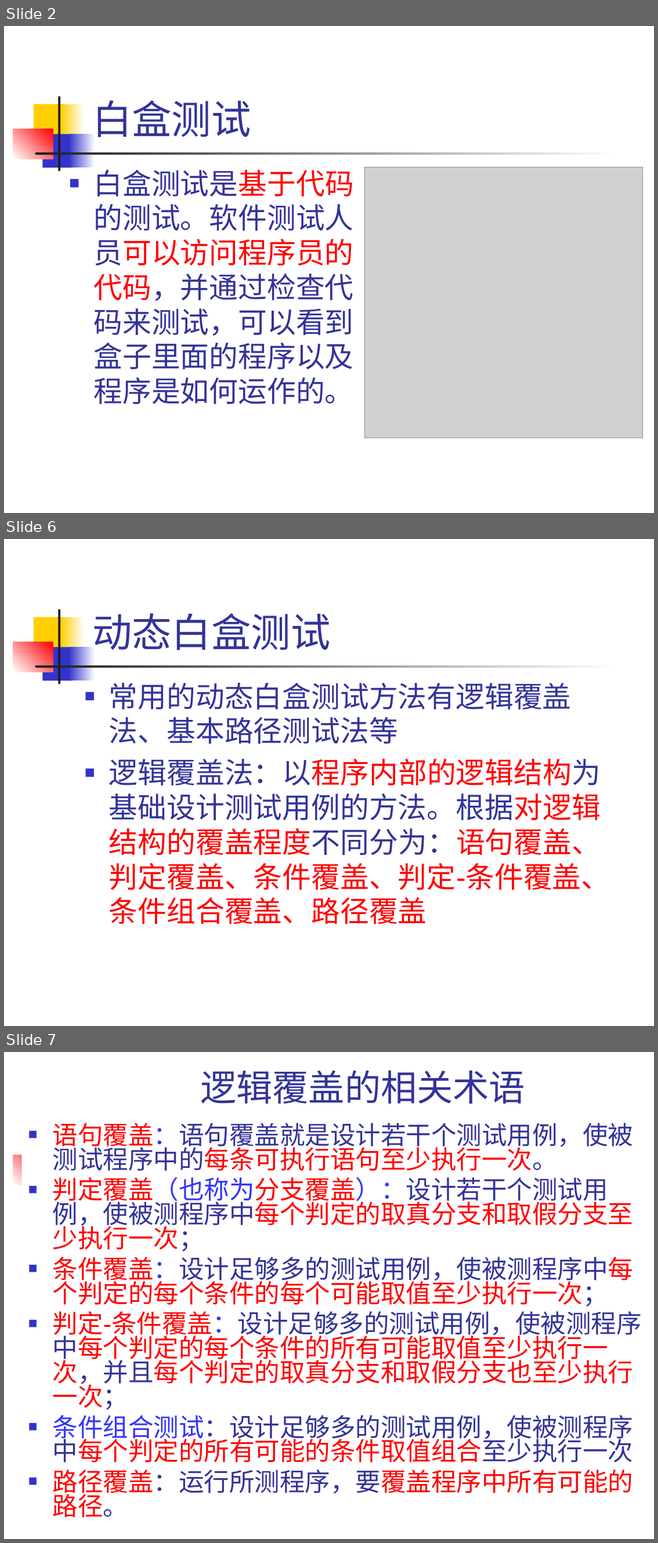
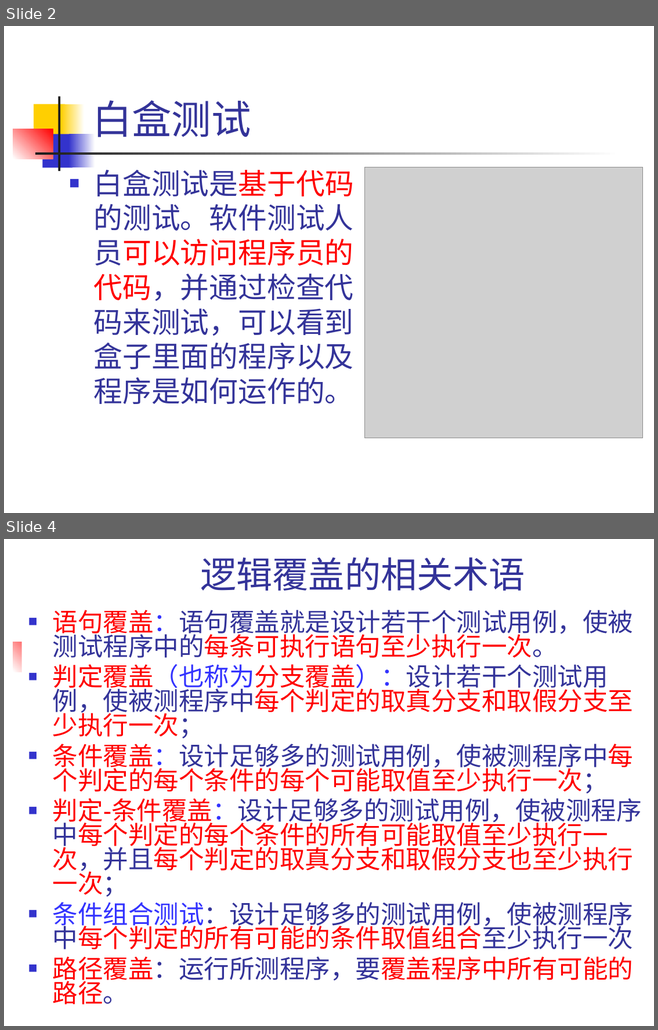
Before and after one commit to 1-518/Three-Kindoms, a slide deck: 白盒黑盒/白盒测试技术/白盒测试技术.ppt. Shown one above the other, each under a label of ours: slides 2, 6 and 7 before the commit, slides 2 and 4 after it; the slides between them are not shown. The pictures are 658x1543 and 658x1030 pixels, drawn with LibreOffice and Linux fonts; fonts in the diff are those of the drawing; grey boxes stand for pictures. Boxes give left, top, right and bottom in pixels: in the first picture for what was removed or moved away, otherwise in the second. Text is boxed around its words. In the diff, an @@ line names an element or a change of style, - is before the commit and + after.

```diff
--- a/白盒黑盒/白盒测试技术/白盒测试技术.ppt
+++ b/白盒黑盒/白盒测试技术/白盒测试技术.ppt
@@ slide 6 removed at box(4, 539, 654, 1026), background #FFFFFF; not listed: 7 template elements that a slide beside it also shows @@
@@ title removed at box(92, 613, 331, 650) @@
-动态白盒测试
@@ text removed at box(109, 683, 610, 924) @@
-■ 常用的动态白盒测试方法有逻辑覆盖法、基本路径测试法等
-■ 逻辑覆盖法：以程序内部的逻辑结构为基础设计测试用例的方法。根据对逻辑结构的覆盖程度不同分为：语句覆盖、判定覆盖、条件覆盖、判定-条件覆盖、条件组合覆盖、路径覆盖
@@ what was slide 7 is now slide 4 @@
```
Also in this commit, not shown: 2 slides changed, 3 other slides removed, 1 other file.
